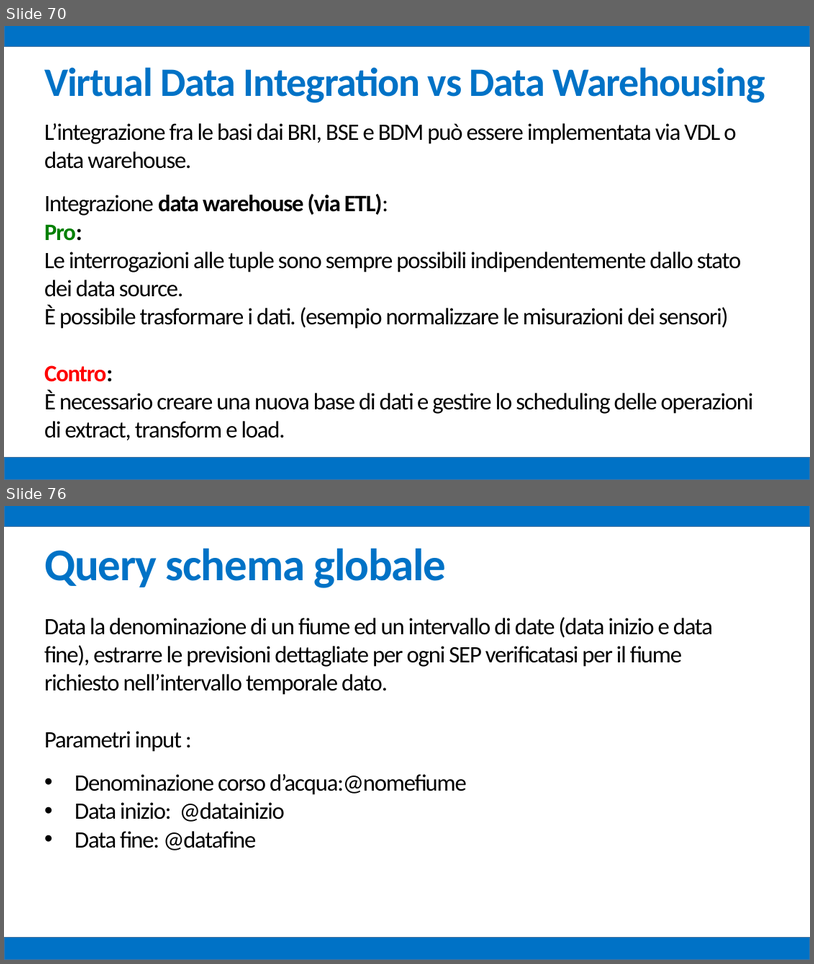
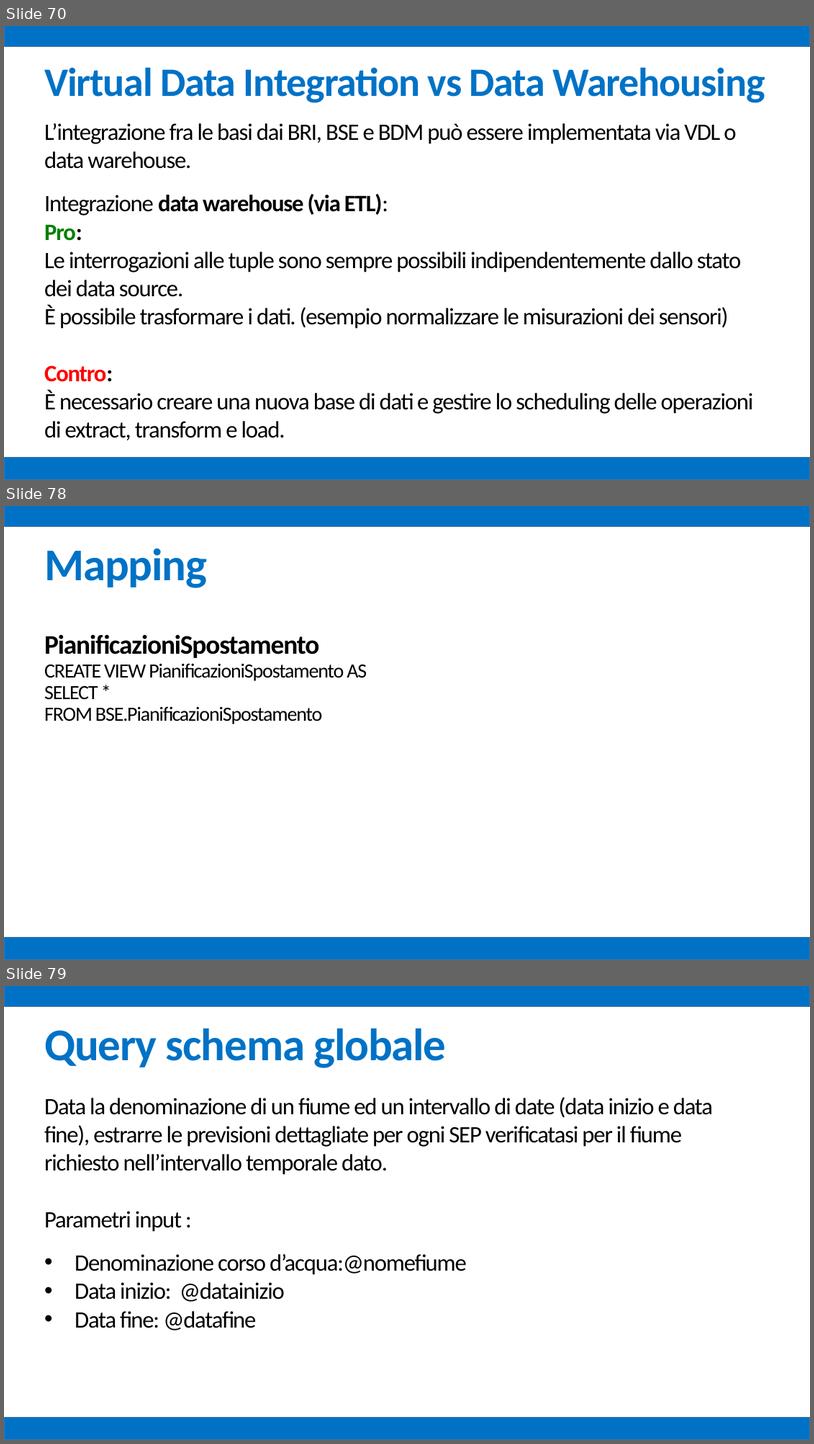
Before and after one commit to mz1991/ProgettoFebbraio2015, a slide deck: Febbraio 2015.pptx. Shown one above the other, each under a label of ours: slides 70 and 76 before the commit, slides 70, 78 and 79 after it; the slides between them are not shown. The pictures are 814x964 and 814x1444 pixels, drawn with LibreOffice and Linux fonts; fonts in the diff are those of the drawing. Boxes give left, top, right and bottom in pixels: in the first picture for what was removed or moved away, otherwise in the second. Text is boxed around its words. In the diff, an @@ line names an element or a change of style, - is before the commit and + after.

```diff
--- a/Febbraio 2015.pptx
+++ b/Febbraio 2015.pptx
@@ slide 78 added at box(4, 506, 810, 960), background #FFFFFF @@
@@ rectangle added at box(4, 506, 810, 527), fill #0072C6, outline #43739E 1 pt @@
@@ text added at box(44, 548, 367, 724), 24 pt, text #000000 @@
+Mapping
+PianificazioniSpostamento
+CREATE VIEW PianificazioniSpostamento AS
+SELECT *
+FROM BSE.PianificazioniSpostamento
@@ rectangle added at box(4, 937, 810, 960), fill #0072C6, outline #43739E 1 pt @@
@@ what was slide 76 is now slide 79 @@
```
Also in this commit, not shown: 2 slides changed, 7 other slides added, 5 slides removed, 1 other file.
